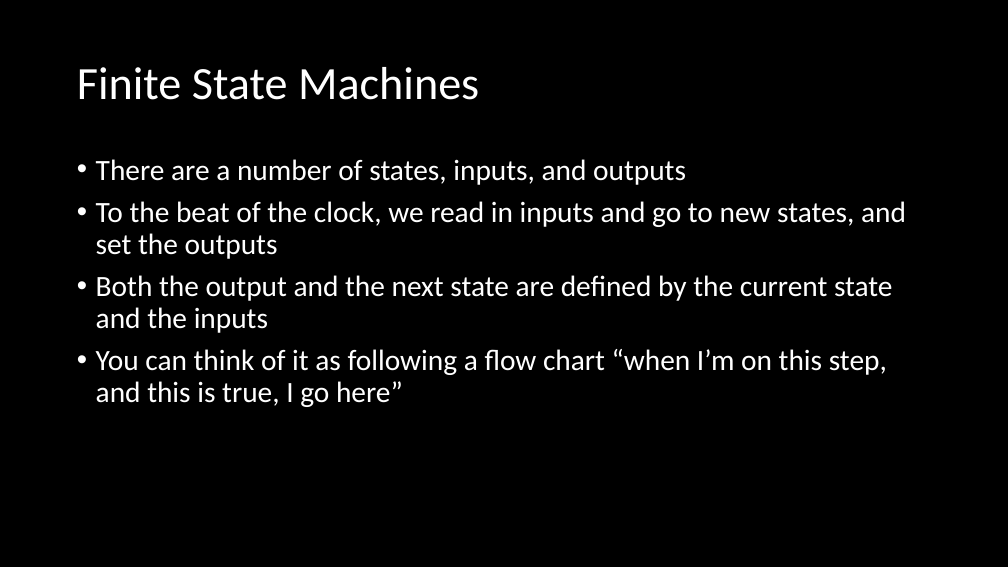
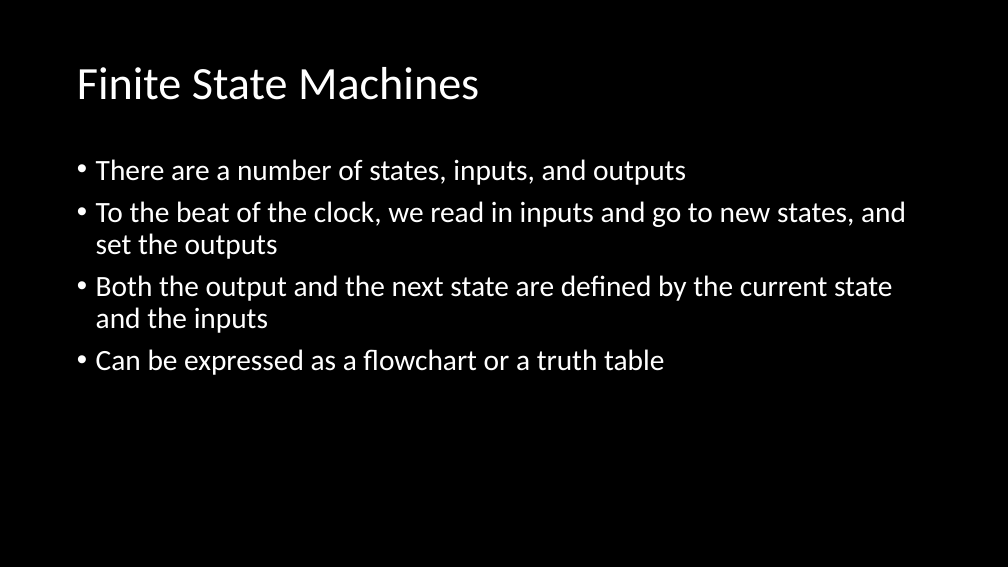
Before and after one commit to NYU-CSO/nyu-cso.github.io, a slide deck: slide 54 of rec-notes/r13.pptx (slide 38 before the commit). Drawn at 1008x567 pixels with LibreOffice and Linux fonts; fonts in the diff are those of the drawing. Boxes give left, top, right and bottom in pixels: in the first picture for what was removed or moved away, otherwise in the second. Text is boxed around its words. In the diff, an @@ line names an element or a change of style, - is before the commit and + after.

```diff
--- a/rec-notes/r13.pptx
+++ b/rec-notes/r13.pptx
@@ text at (96,349,664,375): text changed @@
-• You can think of it as following a flow chart “when I’m on this step, and this is true, I go here”
+• Can be expressed as a flowchart or a truth table
```
Also in this commit, not shown: 11 other slides changed, 42 slides added, 20 slides removed.
